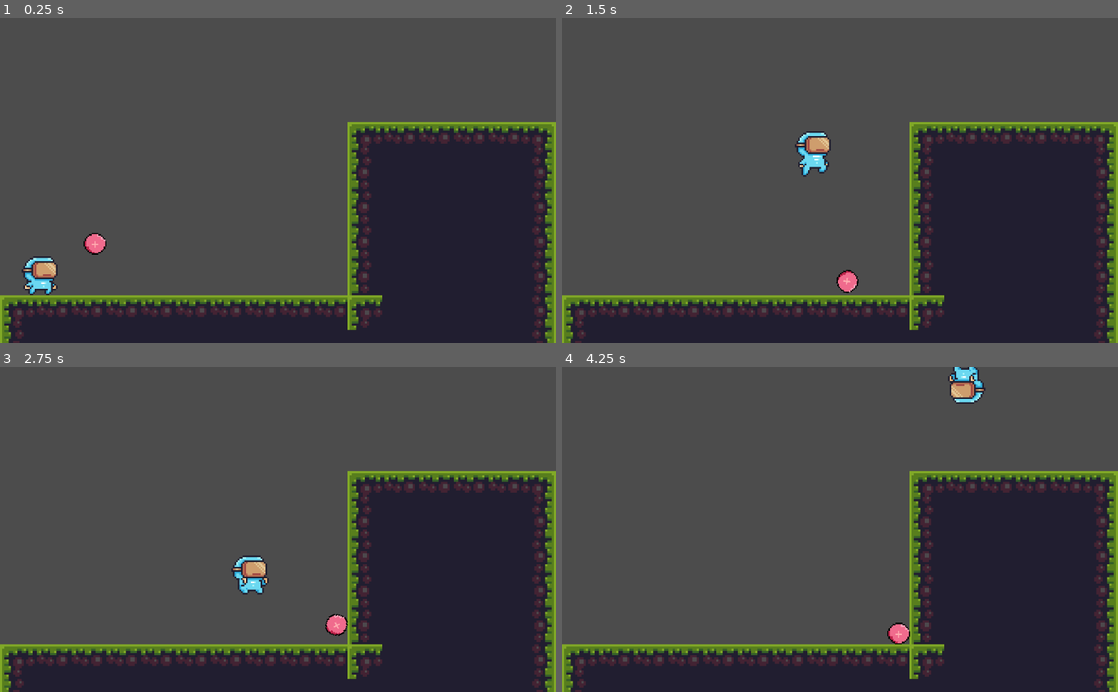
Above: before the commit, frames 1-4 (two rows, left to right).
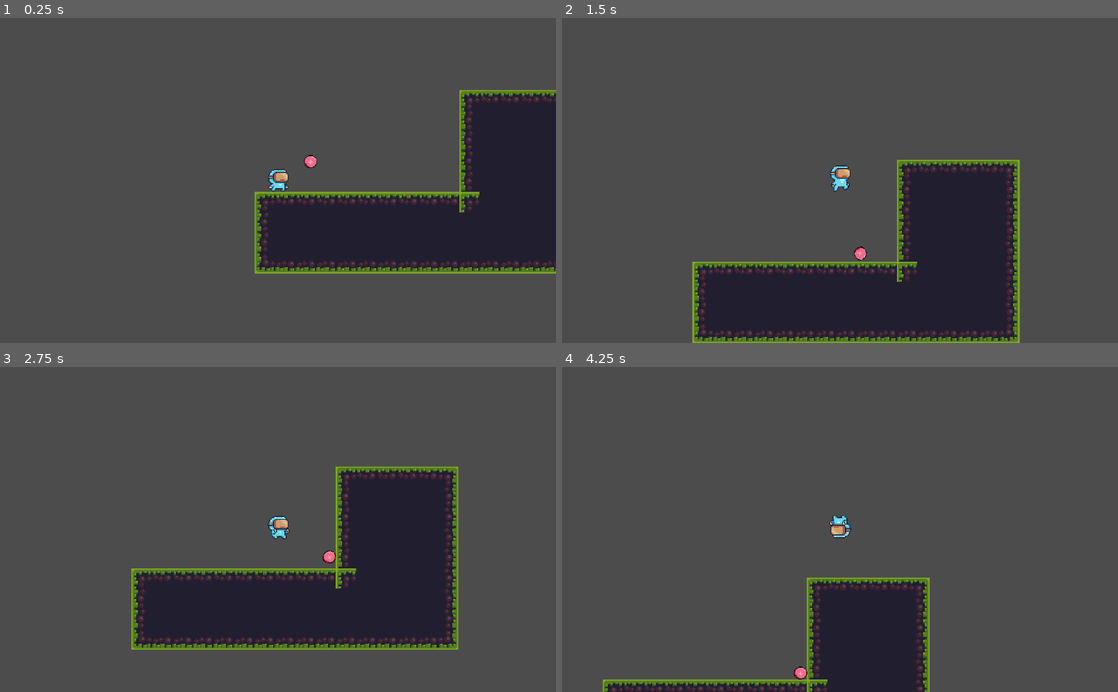
Above: after the commit, the same moments.

Repository: Amarozaa/bolitas
Game: Godot game, scene res://level.tscn
Same seed, same stepped clock (60 frames per second), same inputs: the game is played once before the commit and once after it.
Inputs:
- Up to frame 1 (0.25 s): no input
- Up to frame 2 (1.5 s): hold D (right) from 0.53 s (still down); tap G (power_1) at 0.6 s; tap W (up) at 0.77 s; tap H (power_2) at 1.35 s
- Up to frame 3 (2.75 s): tap W (up) at 1.52 s; release D (right) at 2.03 s; hold A (left) from 2.03 s (still down); tap G (power_1) at 2.1 s
- Up to frame 4 (4.25 s): release A (left) at 2.78 s; hold D (right) from 2.78 s (still down); tap H (power_2) at 2.85 s; tap W (up) at 3.02, 3.77 s; tap G (power_1) at 3.6 s

The runs differ from the first frame. In frame 1, 32% of the frame differs, in the area x 0-100%, y 22-100%; in frame 2, 29%; in frame 3, 37%, in the area x 0-100%, y 30-100%; in frame 4, 36%.

Commit message:
camara siguiendo al jugador cambio

Diff:
--- a/character.tscn
+++ b/character.tscn
@@ -398,3 +398,7 @@
 shape = SubResource( 31 )
 
 [node name="character" type="Node2D" parent="."]
+
+[node name="Camera2D" type="Camera2D" parent="."]
+current = true
+zoom = Vector2( 1.7, 1.7 )
--- a/charge.gd
+++ b/charge.gd
@@ -2,6 +2,7 @@
 
 func power1(direction,distance):
 	print(direction)
+	print("poder1")
 	apply_central_impulse(direction*500/distance)
 	pass
 
